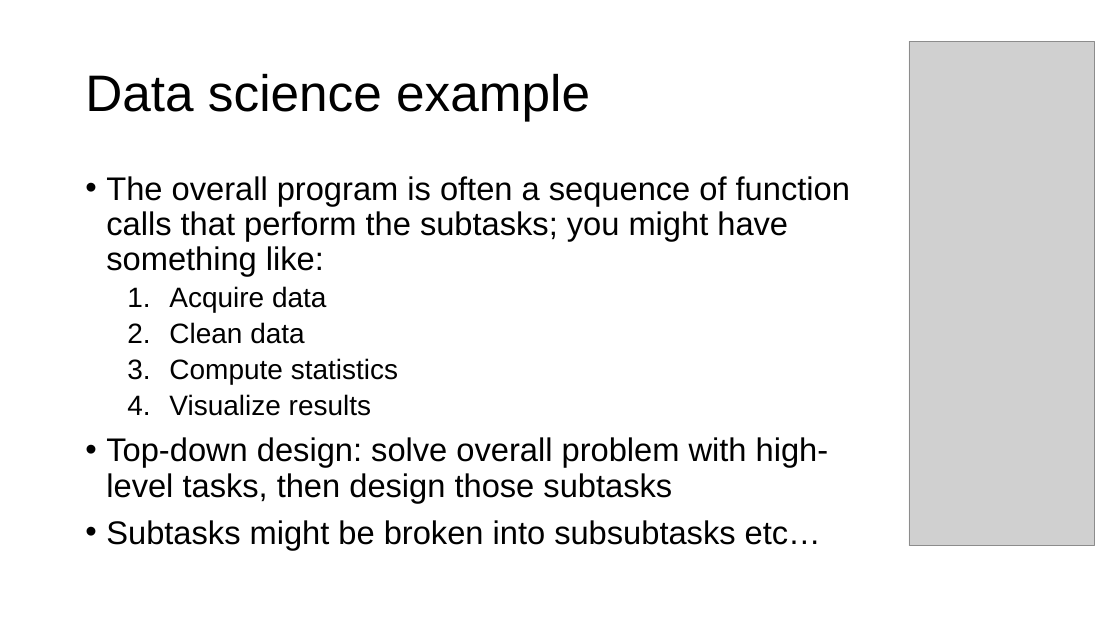
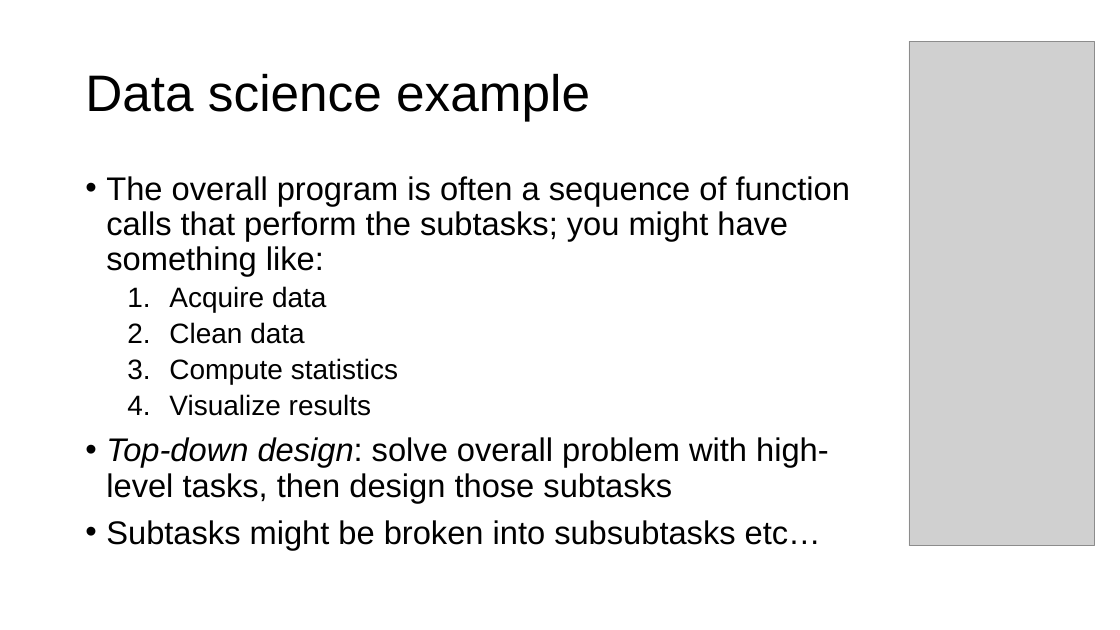
Before and after one commit to parrt/msds501, a slide deck: slide 5 of slides/functions.pptx. Drawn at 1120x630 pixels with LibreOffice and Linux fonts; fonts in the diff are those of the drawing; grey boxes stand for pictures; background and template pictures are left out. Boxes give left, top, right and bottom in pixels: in the first picture for what was removed or moved away, otherwise in the second. Text is boxed around its words. In the diff, an @@ line names an element or a change of style, - is before the commit and + after.

```diff
--- a/slides/functions.pptx
+++ b/slides/functions.pptx
@@ text at (106,437,829,503): italic on in "Top-down design:" @@
```
Also in this commit, not shown: 2 other slides changed, 1 slide added, 2 other files.
